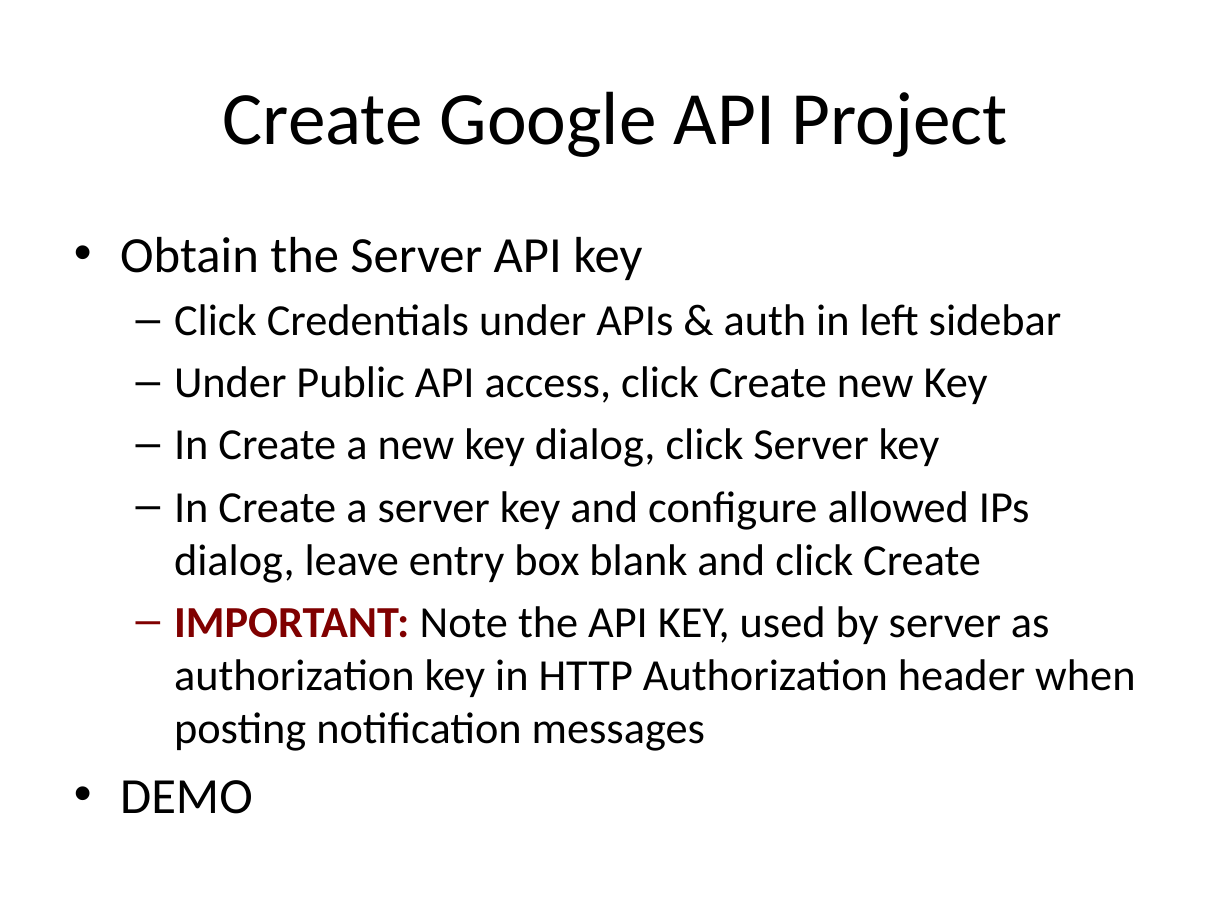
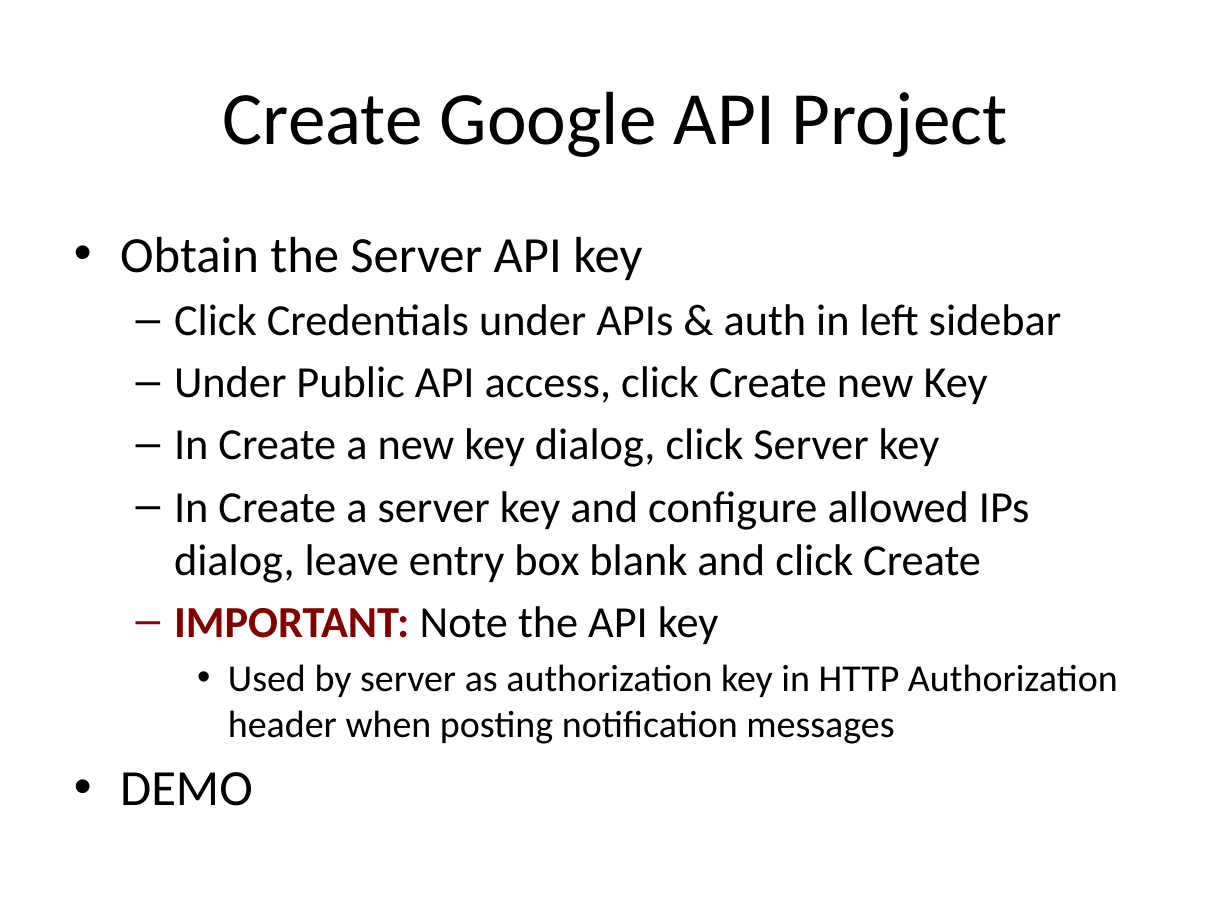
Before and after one commit to LeadingEDJE/MobilePushNotification, a slide deck: slide 11 of Implementing Push Notification in Android.pptx (slide 9 before the commit). Drawn at 1232x924 pixels with LibreOffice and Linux fonts; fonts in the diff are those of the drawing; background and template pictures are left out. Boxes give left, top, right and bottom in pixels: in the first picture for what was removed or moved away, otherwise in the second. Text is boxed around its words. In the diff, an @@ line names an element or a change of style, - is before the commit and + after.

```diff
--- a/Implementing Push Notification in Android.pptx
+++ b/Implementing Push Notification in Android.pptx
@@ text at (174,606,1118,744): text changed; size 25.9 to 22.2 pt @@
-  – IMPORTANT: Note the API KEY, used by server as authorization key in HTTP Authorization header when posting notification messages
+  – IMPORTANT: Note the API key
+    • Used by server as authorization key in HTTP Authorization header when posting notification messages
```
Also in this commit, not shown: 9 other slides changed, 2 slides added, 2 slides removed.
